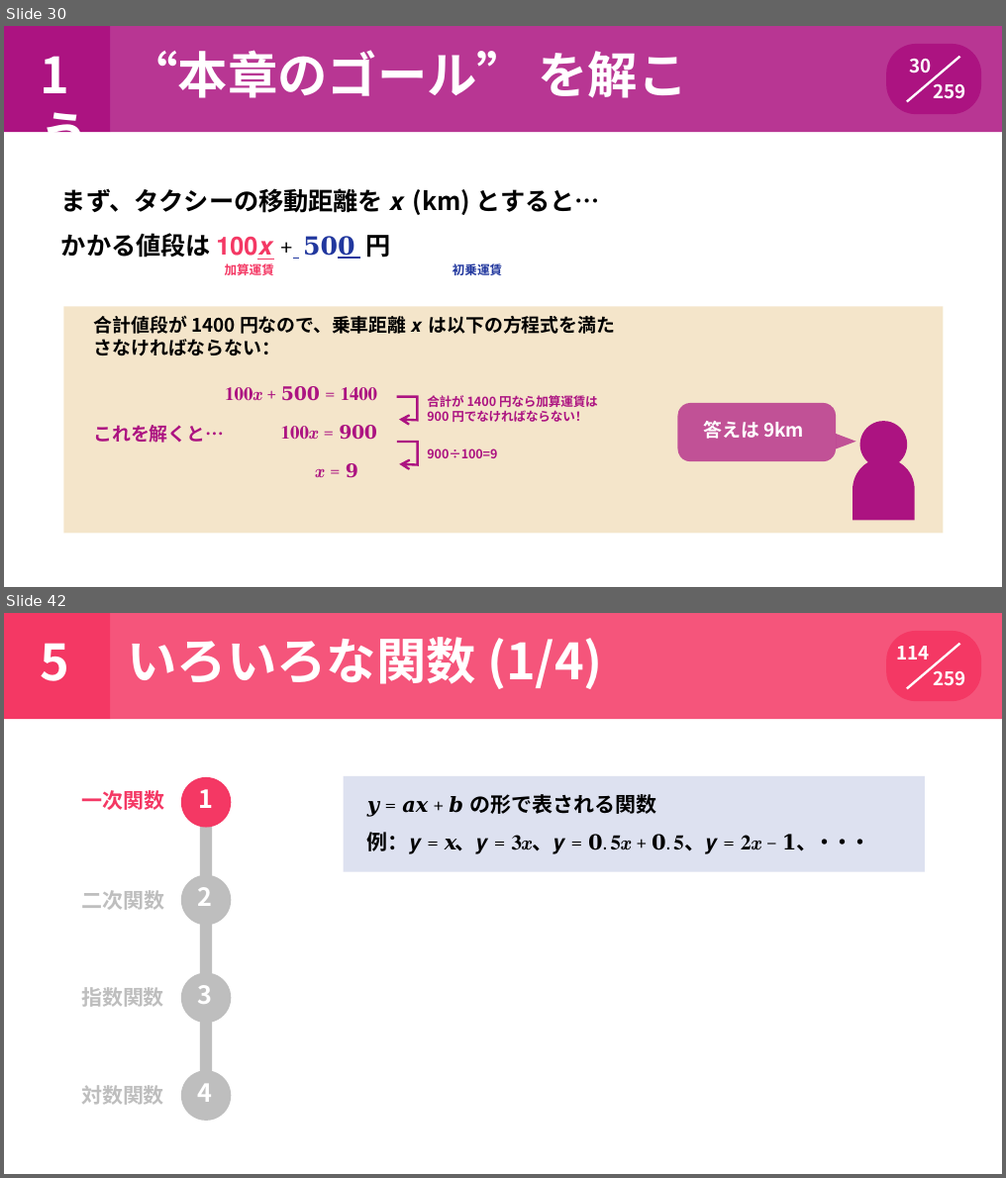
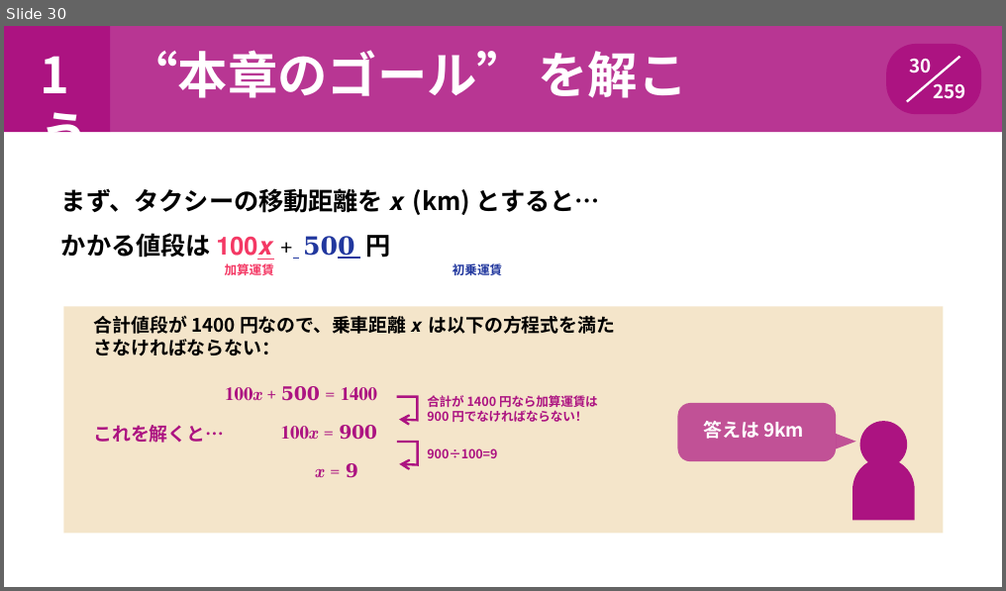
Before and after one commit to MahiroCreative/GameMath, a slide deck: 1.数学基礎/150分で学ぶ高校数学の基礎.pptx. Shown one above the other, each under a label of ours: slides 30 and 42 before the commit, slide 30 after it; the slides between them are not shown. The pictures are 1006x1178 and 1006x591 pixels, drawn with LibreOffice and Linux fonts; fonts in the diff are those of the drawing. Boxes give left, top, right and bottom in pixels: in the first picture for what was removed or moved away, otherwise in the second. Text is boxed around its words. In the diff, an @@ line names an element or a change of style, - is before the commit and + after.

```diff
--- a/1.数学基礎/150分で学ぶ高校数学の基礎.pptx
+++ b/1.数学基礎/150分で学ぶ高校数学の基礎.pptx
@@ slide 42 removed at (4, 613, 1002, 1174), background #FFFFFF @@
@@ freeform shape removed at (4, 613, 110, 719) @@
@@ freeform shape removed at (110, 613, 1002, 719) @@
@@ text removed at (127, 637, 603, 689) @@
-いろいろな関数 (1/4)
@@ freeform shape removed at (887, 631, 982, 701) @@
@@ title removed at (40, 643, 69, 681) @@
-5
@@ text removed at (896, 646, 966, 686) @@
-114
-259
@@ freeform shape removed at (907, 644, 960, 689) @@
@@ text removed at (81, 789, 214, 810) @@
-一次関数 1
@@ freeform shape removed at (180, 777, 231, 827) @@
@@ rectangle removed at (344, 776, 925, 872) @@
-𝒚 = 𝒂𝒙 + 𝒃 の形で表される関数
-例：𝒚 = 𝒙、𝒚 = 𝟑𝒙、𝒚 = 𝟎. 𝟓𝒙 + 𝟎. 𝟓、𝒚 = 𝟐𝒙 − 𝟏、•••
@@ freeform shape removed at (200, 802, 213, 1095) @@
@@ freeform shape removed at (180, 875, 231, 925) @@
@@ text removed at (82, 890, 165, 910) @@
-二次関数
@@ text removed at (197, 887, 212, 906) @@
-2
@@ text removed at (81, 987, 164, 1007) @@
-指数関数
@@ freeform shape removed at (180, 973, 231, 1023) @@
@@ text removed at (197, 985, 212, 1004) @@
-3
@@ text removed at (81, 1085, 164, 1105) @@
-対数関数
@@ freeform shape removed at (180, 1070, 231, 1121) @@
@@ text removed at (197, 1083, 212, 1102) @@
-4
```
Also in this commit, not shown: 69 other slides removed, 8 other files.
